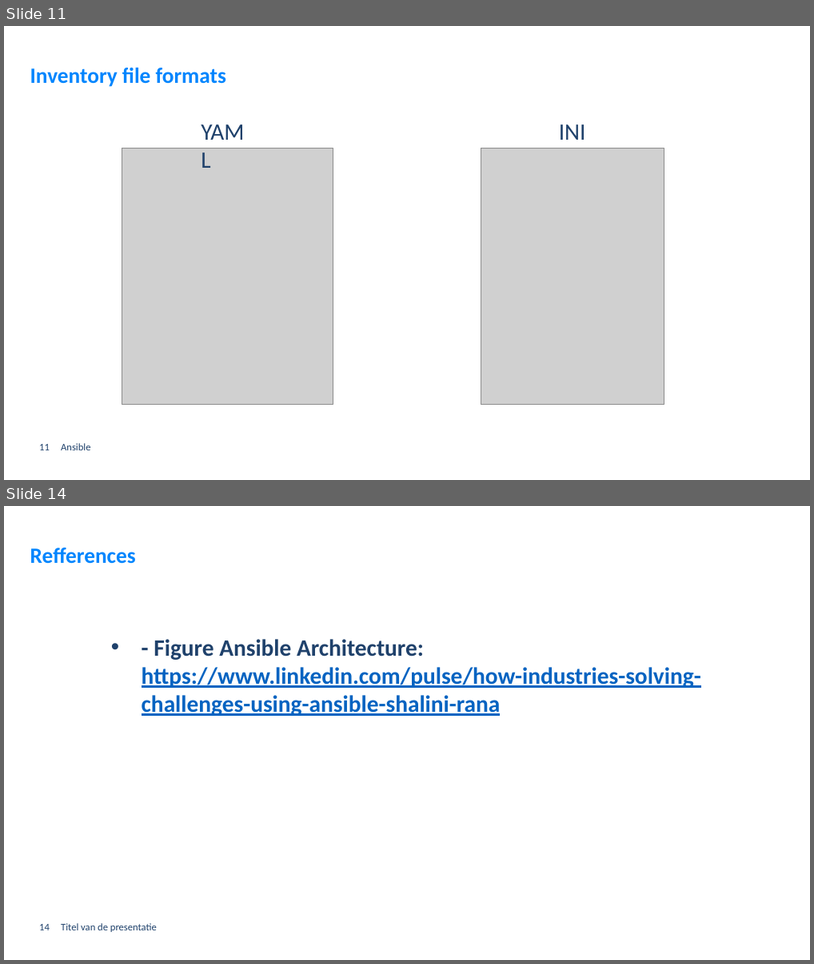
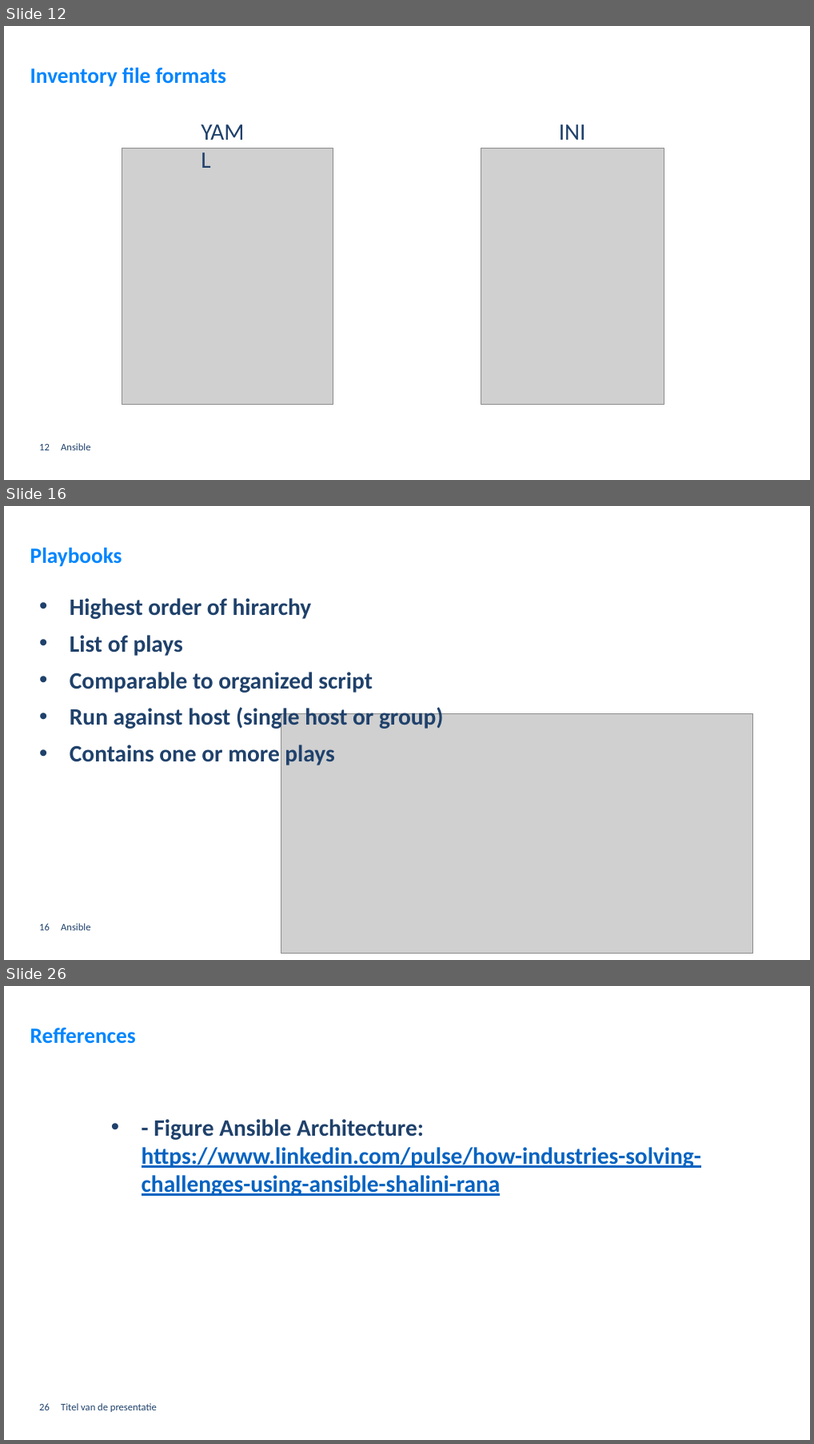
Before and after one commit to GerritVanMol/Ansible_Introduction-21_22, a slide deck: Documents/Ansible_BasicsAndHowToGetStarted.pptx. Shown one above the other, each under a label of ours: slides 11 and 14 before the commit, slides 12, 16 and 26 after it; the slides between them are not shown. The pictures are 814x964 and 814x1444 pixels, drawn with LibreOffice and Linux fonts; fonts in the diff are those of the drawing; grey boxes stand for pictures; background and template pictures are left out. Boxes give left, top, right and bottom in pixels: in the first picture for what was removed or moved away, otherwise in the second. Text is boxed around its words. In the diff, an @@ line names an element or a change of style, - is before the commit and + after.

Commit message:
update Ansible ppt

```diff
--- a/Documents/Ansible_BasicsAndHowToGetStarted.pptx
+++ b/Documents/Ansible_BasicsAndHowToGetStarted.pptx
@@ slide 16 added at [4, 506, 810, 960], background #FFFFFF @@
@@ title added at [30, 548, 122, 567], 26 pt, text #0085FE, bold @@
+Playbooks
@@ text added at [70, 598, 443, 765], 28 pt, text #1F416B, bold @@
+• Highest order of hirarchy
+• List of plays
+• Comparable to organized script
+• Run against host (single host or group)
+• Contains one or more plays
@@ picture added at [281, 713, 754, 952] @@
@@ page number added at [39, 923, 50, 930], 12 pt, text #1F416B @@
+16
@@ text added at [61, 923, 90, 930], 12 pt, text #1F416B @@
+Ansible
@@ what was slide 11 is now slide 12 @@
@@ page number at [39, 444, 50, 450]: text changed @@
-11
+12
@@ what was slide 14 is now slide 26 @@
@@ page number at [39, 1403, 50, 1410]: text changed @@
-14
+26
```
Also in this commit, not shown: 7 slides changed, 11 other slides added, 1 other file.
